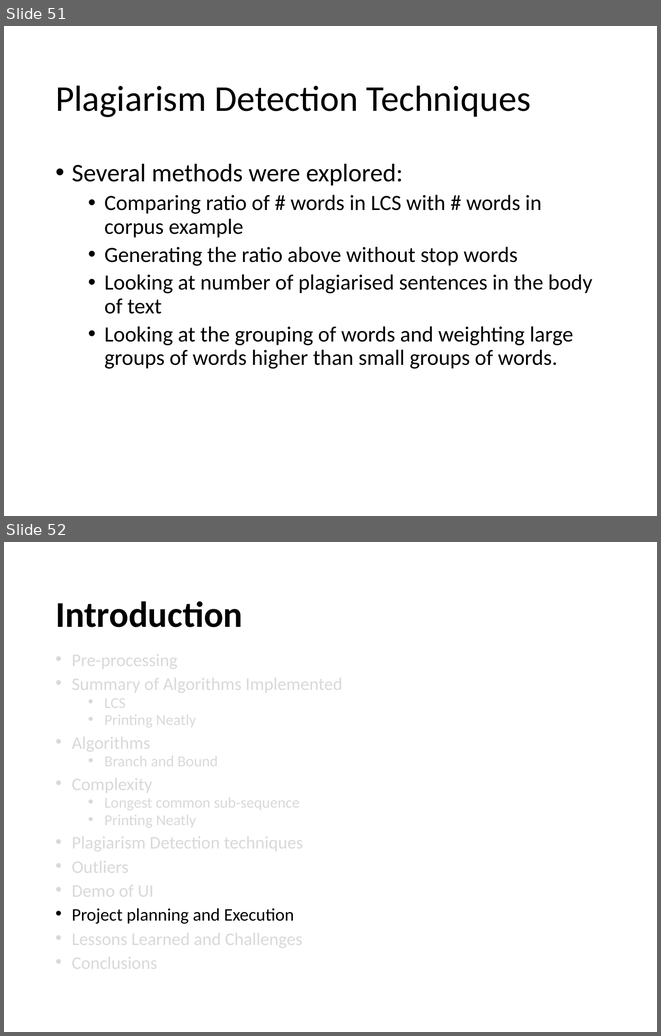
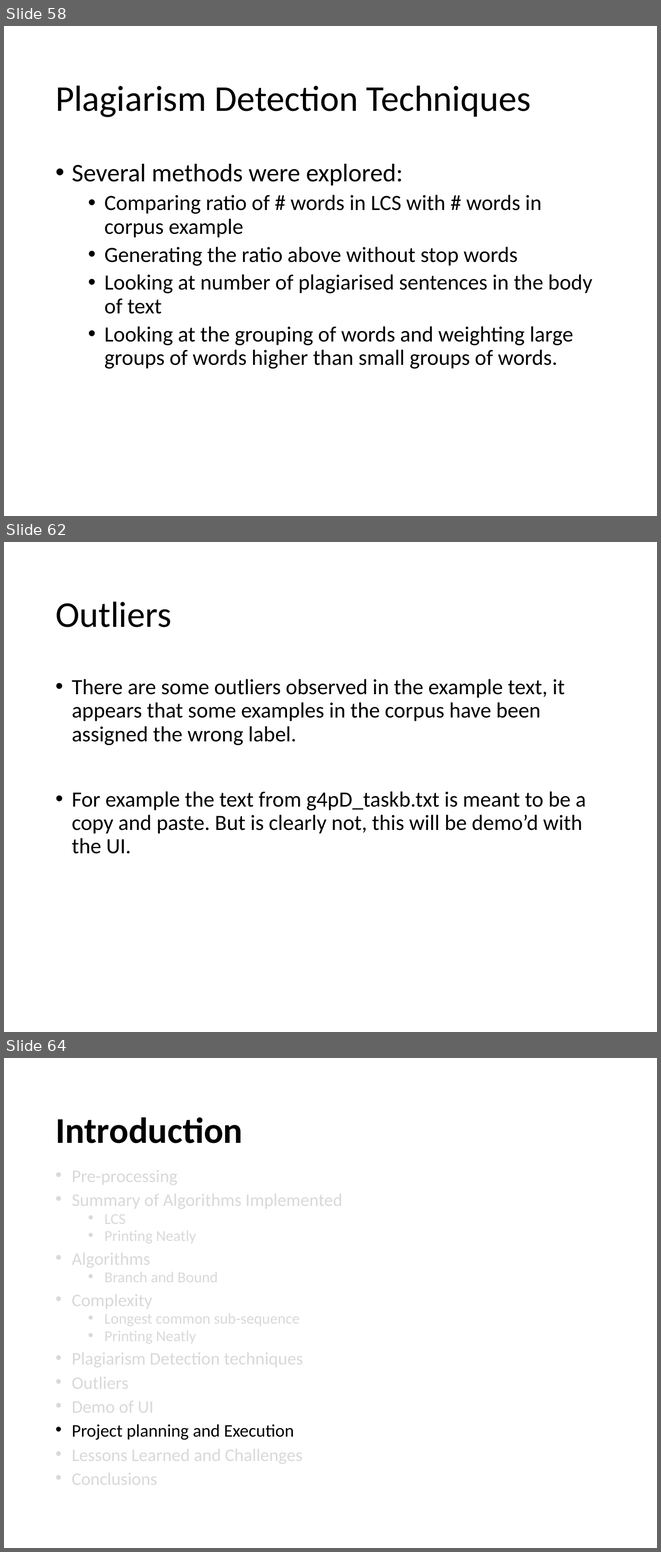
Before and after one commit to edbeeching/AA_LCS_Project, a slide deck: Presentation_v1.pptx. Shown one above the other, each under a label of ours: slides 51 and 52 before the commit, slides 58, 62 and 64 after it; the slides between them are not shown. The pictures are 661x1036 and 661x1552 pixels, drawn with LibreOffice and Linux fonts; fonts in the diff are those of the drawing. Boxes give left, top, right and bottom in pixels: in the first picture for what was removed or moved away, otherwise in the second. Text is boxed around its words. In the diff, an @@ line names an element or a change of style, - is before the commit and + after.

```diff
--- a/Presentation_v1.pptx
+++ b/Presentation_v1.pptx
@@ slide 62 added at (4, 542, 657, 1032), background #FFFFFF @@
@@ title added at (55, 601, 171, 627), 40 pt, text #000000 @@
+Outliers
@@ text added at (72, 679, 586, 854), 24 pt, text #000000 @@
+• There are some outliers observed in the example text, it appears that some examples in the corpus have been assigned the wrong label.
+• For example the text from g4pD_taskb.txt is meant to be a copy and paste. But is clearly not, this will be demo’d with the UI.
@@ what was slide 51 is now slide 58 @@
@@ what was slide 52 is now slide 64 @@
```
Also in this commit, not shown: 10 slides changed, 13 other slides added, 2 slides removed, 59 other files.
